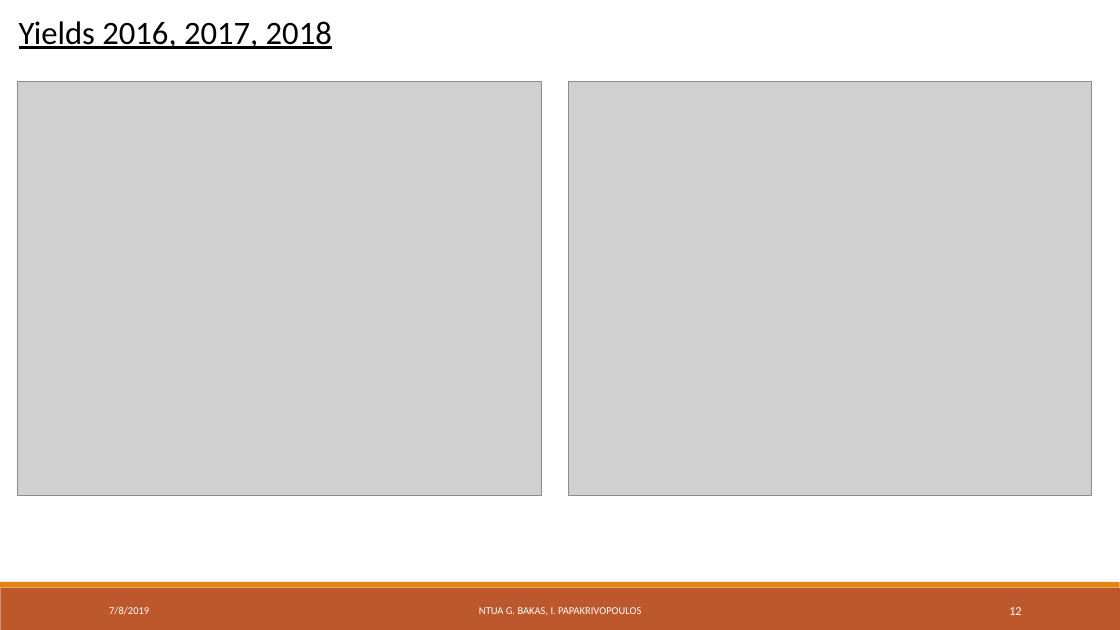
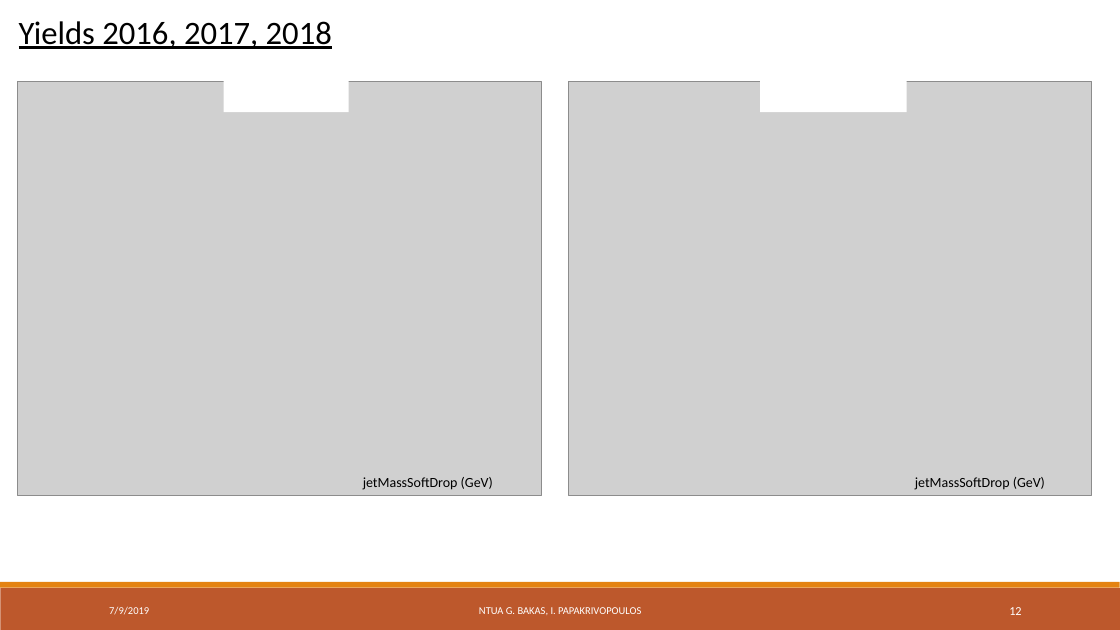
Before and after one commit to georgebakas/HEP-NTUA, a slide deck: slide 12 of Documents for Progress/topTagger_WP_mc1718.pptx. Drawn at 1120x630 pixels with LibreOffice and Linux fonts; fonts in the diff are those of the drawing; grey boxes stand for pictures; background and template pictures are left out. Boxes give left, top, right and bottom in pixels: in the first picture for what was removed or moved away, otherwise in the second. Text is boxed around its words. In the diff, an @@ line names an element or a change of style, - is before the commit and + after.

```diff
--- a/Documents for Progress/topTagger_WP_mc1718.pptx
+++ b/Documents for Progress/topTagger_WP_mc1718.pptx
@@ rectangle added at box(223, 75, 349, 113), fill #FFFFFF @@
@@ rectangle added at box(760, 75, 907, 113), fill #FFFFFF @@
@@ text added at box(363, 477, 493, 490), 12 pt, text #000000 @@
+jetMassSoftDrop (GeV)
@@ text added at box(915, 477, 1045, 490), 12 pt, text #000000 @@
+jetMassSoftDrop (GeV)
@@ text at box(109, 607, 149, 615): text changed @@
-7/8/2019
+7/9/2019
```
Also in this commit, not shown: 10 other slides changed.
